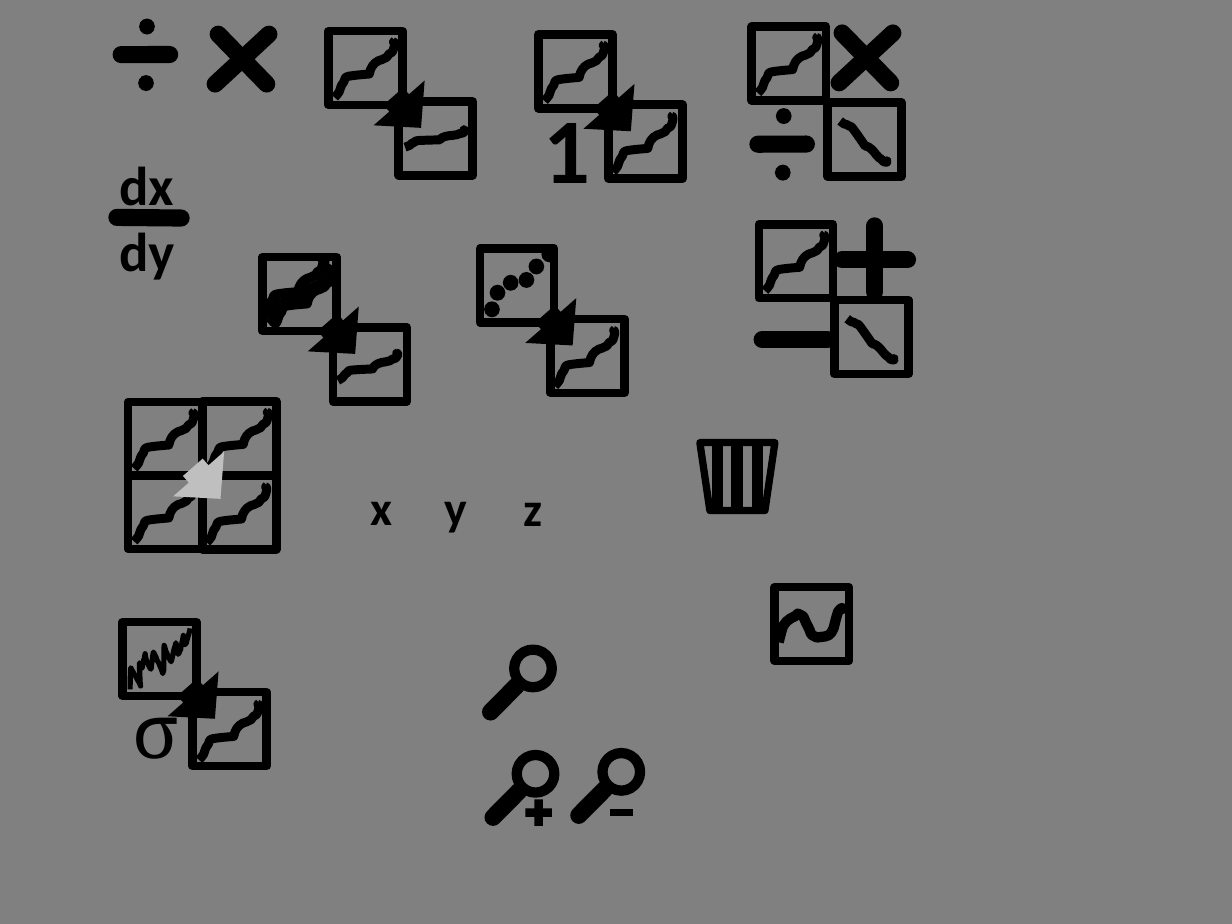
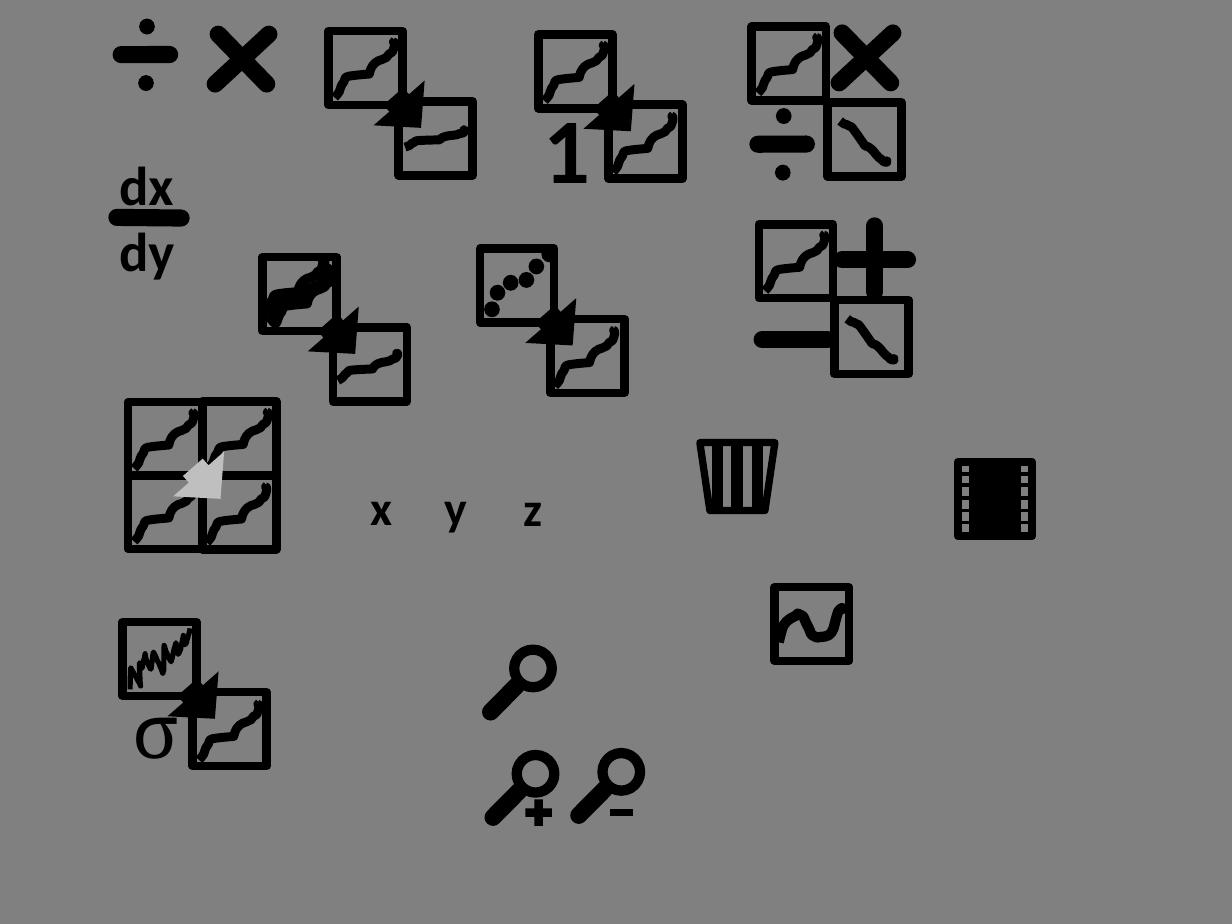
Before and after one commit to spectrafox/spectrafox, a slide deck: slide 2 of artwork/icons/MyOwnIcons.pptx. Drawn at 1232x924 pixels with LibreOffice and Linux fonts; fonts in the diff are those of the drawing. Boxes give left, top, right and bottom in pixels: in the first picture for what was removed or moved away, otherwise in the second. Text is boxed around its words. In the diff, an @@ line names an element or a change of style, - is before the commit and + after.

```diff
--- a/artwork/icons/MyOwnIcons.pptx
+++ b/artwork/icons/MyOwnIcons.pptx
@@ group added at (x1=958, y1=462, x2=1032, y2=536): 6 lines, 1 rectangle @@
```
Also in this commit, not shown: 49 other files.
